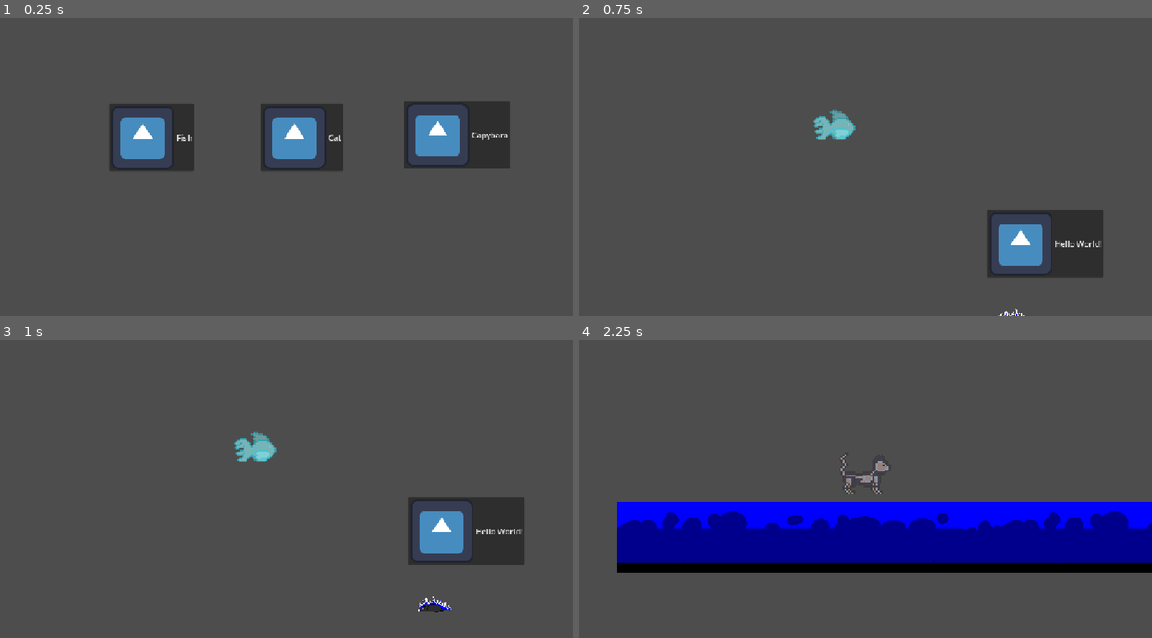
Above: before the commit, frames 1-4 (two rows, left to right).
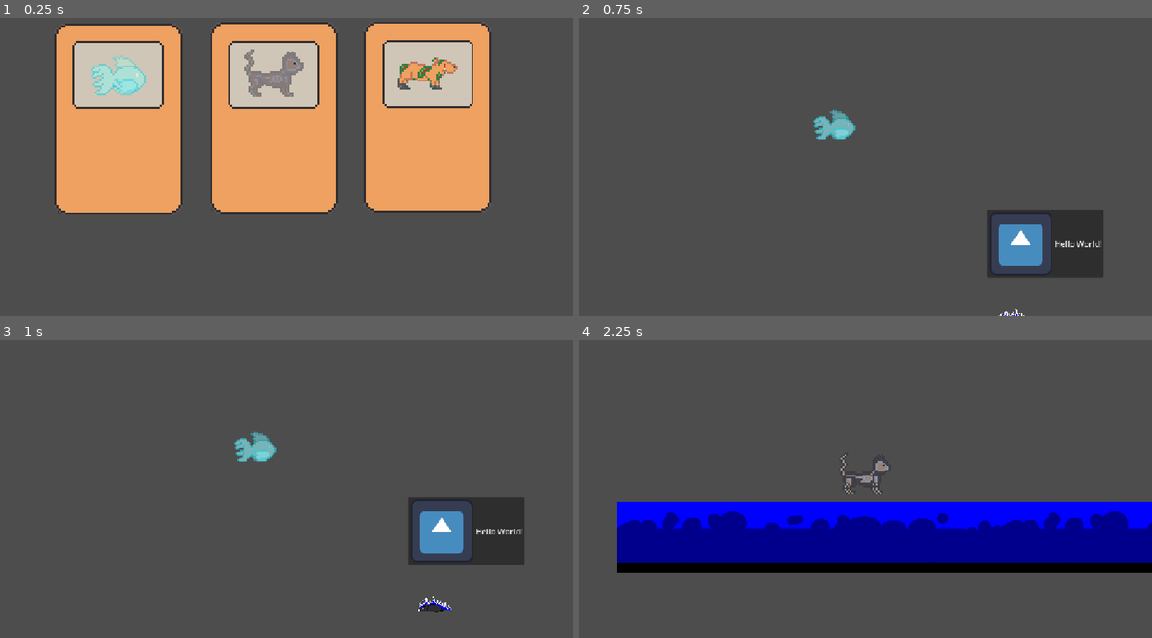
Above: after the commit, the same moments.

Repository: ChinCheeseChillin/Spook-Jam-2
Game: Godot game, scene res://Scenes/player_selection.tscn
The game is run twice, just before and just after one commit, with the same random seed, the same clock (stepped at 60 frames per second) and the same inputs. This scene is started directly instead of the project's main scene. The engine's default icon, where the game draws it, is replaced by a stand-in: a white triangle on a blue panel in a dark square.
Inputs (mouse positions are in pixels of both pictures, inside the frame that each line leads up to; where the layout moved, square brackets give the same spot in the first picture):
- Up to frame 1 (0.25 s): no input
- Up to frame 2 (0.75 s): click (693, 122) [727, 137] at 0.5 s
- Up to frame 3 (1 s): no input
- Up to frame 4 (2.25 s): click "Hello World!" at 1.25 s; click (854, 441) [882, 459] at 2 s

The runs differ from the first frame. In frame 1, 43% of the frame differs, in the area x 9-89%, y 1-66%; in frame 2, nothing differs; in frame 3, nothing differs; in frame 4, nothing differs.

Commit message:
Add files via upload

Diff:
--- a/Scenes/main_menu.tscn
+++ b/Scenes/main_menu.tscn
@@ -1,36 +1,40 @@
 [gd_scene format=3 uid="uid://c31v7oid2wttf"]
 
 [ext_resource type="Script" uid="uid://bjuqmuo41gnnw" path="res://Scripts/main_menu.gd" id="1_48xlc"]
-[ext_resource type="Texture2D" uid="uid://ds18exogh4wom" path="res://icon.svg" id="2_1ehe0"]
+[ext_resource type="AudioStream" uid="uid://knv628rv6x7x" path="res://Assets/Music/Menu Theme - Requiem for Dead Pets.mp3" id="3_1ehe0"]
+[ext_resource type="Texture2D" uid="uid://brf7ya0vvy1sj" path="res://Assets/Only_Dogs_Go_To_Heaven_TitleScreen.png" id="3_ce3w2"]
 
 [node name="Main Menu" type="Node2D" unique_id=236701639]
 script = ExtResource("1_48xlc")
 
 [node name="Start Game" type="Button" parent="." unique_id=472716533]
-offset_left = 253.0
-offset_top = 192.0
-offset_right = 389.0
-offset_bottom = 328.0
+offset_left = 181.0
+offset_top = 534.0
+offset_right = 282.0
+offset_bottom = 597.0
 text = "Start"
-icon = ExtResource("2_1ehe0")
 
 [node name="Settings" type="Button" parent="." unique_id=681068701]
-offset_left = 491.0
-offset_top = 191.0
-offset_right = 627.0
-offset_bottom = 327.0
+offset_left = 532.0
+offset_top = 535.0
+offset_right = 632.0
+offset_bottom = 597.0
 text = "Settings"
-icon = ExtResource("2_1ehe0")
 
 [node name="Quit Game" type="Button" parent="." unique_id=1200627338]
-offset_left = 724.0
-offset_top = 192.0
-offset_right = 860.0
-offset_bottom = 328.0
+offset_left = 842.0
+offset_top = 535.0
+offset_right = 942.0
+offset_bottom = 597.0
 text = "Quit"
-icon = ExtResource("2_1ehe0")
 
 [node name="AudioStreamPlayer" type="AudioStreamPlayer" parent="." unique_id=1155546750]
+stream = ExtResource("3_1ehe0")
+autoplay = true
+
+[node name="Sprite2D" type="Sprite2D" parent="." unique_id=896565217]
+position = Vector2(577, 320)
+texture = ExtResource("3_ce3w2")
 
 [connection signal="pressed" from="Start Game" to="." method="_on_start_game_pressed"]
 [connection signal="pressed" from="Settings" to="." method="_on_settings_pressed"]
--- a/Scenes/player_selection.tscn
+++ b/Scenes/player_selection.tscn
@@ -1,34 +1,50 @@
 [gd_scene format=3 uid="uid://dri4m1ppvstt5"]
 
 [ext_resource type="Script" uid="uid://dd1uk6u4r8fsn" path="res://Scripts/player_selection.gd" id="1_wt4u3"]
-[ext_resource type="Texture2D" uid="uid://ds18exogh4wom" path="res://icon.svg" id="2_u4bjh"]
+[ext_resource type="Texture2D" uid="uid://bv7v7xecq85wb" path="res://Assets/Fish_Tablet.png" id="2_wljuf"]
+[ext_resource type="Texture2D" uid="uid://ctkvs6qex4ml0" path="res://Assets/Cat_Tablet.png" id="3_t13na"]
+[ext_resource type="AudioStream" uid="uid://knv628rv6x7x" path="res://Assets/Music/Menu Theme - Requiem for Dead Pets.mp3" id="3_u4bjh"]
+[ext_resource type="Texture2D" uid="uid://dd6r5u2xx8p5h" path="res://Assets/Capybara_Tablet.png" id="4_ufj5r"]
 
 [node name="Player Selection" type="Node2D" unique_id=473879880]
 script = ExtResource("1_wt4u3")
 
 [node name="Fish" type="Button" parent="." unique_id=76368348]
-offset_left = 219.0
-offset_top = 221.0
-offset_right = 390.0
-offset_bottom = 357.0
-text = "Fish"
-icon = ExtResource("2_u4bjh")
+offset_left = 116.0
+offset_top = 70.0
+offset_right = 356.0
+offset_bottom = 442.0
+
+[node name="Sprite2D" type="Sprite2D" parent="Fish" unique_id=1655028291]
+position = Vector2(122, 182)
+scale = Vector2(4, 4)
+texture = ExtResource("2_wljuf")
 
 [node name="Cat" type="Button" parent="." unique_id=1146437091]
-offset_left = 524.0
-offset_top = 221.0
-offset_right = 690.0
-offset_bottom = 357.0
-text = "Cat"
-icon = ExtResource("2_u4bjh")
+offset_left = 425.0
+offset_top = 73.0
+offset_right = 674.0
+offset_bottom = 436.0
+
+[node name="Sprite2D" type="Sprite2D" parent="Cat" unique_id=1841395014]
+position = Vector2(126, 178)
+scale = Vector2(4, 4)
+texture = ExtResource("3_t13na")
 
 [node name="Capybara" type="Button" parent="." unique_id=1857250736]
-offset_left = 812.0
-offset_top = 216.0
-offset_right = 1026.0
-offset_bottom = 352.0
-text = "Capybara"
-icon = ExtResource("2_u4bjh")
+offset_left = 743.0
+offset_top = 65.0
+offset_right = 983.0
+offset_bottom = 434.0
+
+[node name="Sprite2D" type="Sprite2D" parent="Capybara" unique_id=1734837975]
+position = Vector2(117, 184)
+scale = Vector2(4, 4)
+texture = ExtResource("4_ufj5r")
+
+[node name="AudioStreamPlayer" type="AudioStreamPlayer" parent="." unique_id=729140599]
+stream = ExtResource("3_u4bjh")
+autoplay = true
 
 [connection signal="pressed" from="Fish" to="." method="_on_fish_pressed"]
 [connection signal="pressed" from="Cat" to="." method="_on_cat_pressed"]
